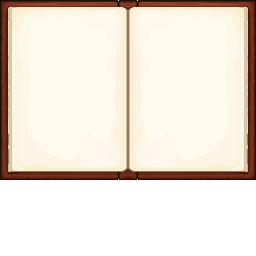
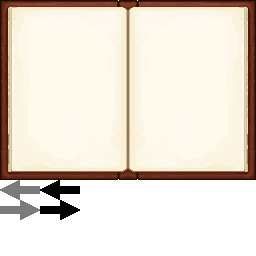
Comparing the layer stacks of the two 256×256 images. Changes:
painted on "guideBook.png" over [left=0, top=180, right=80, bottom=220]
